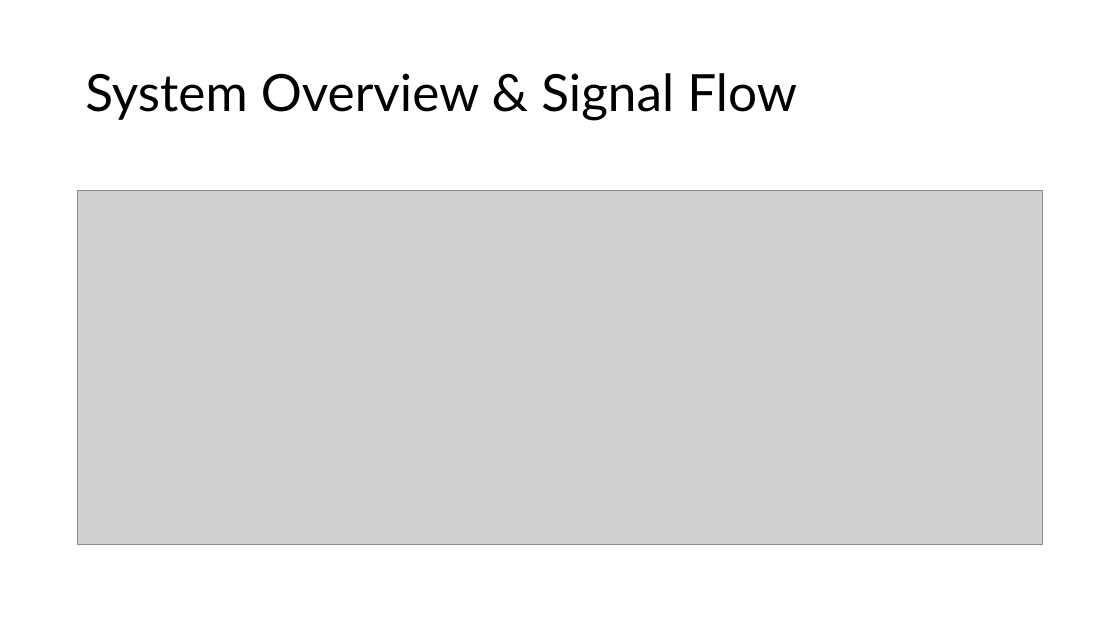
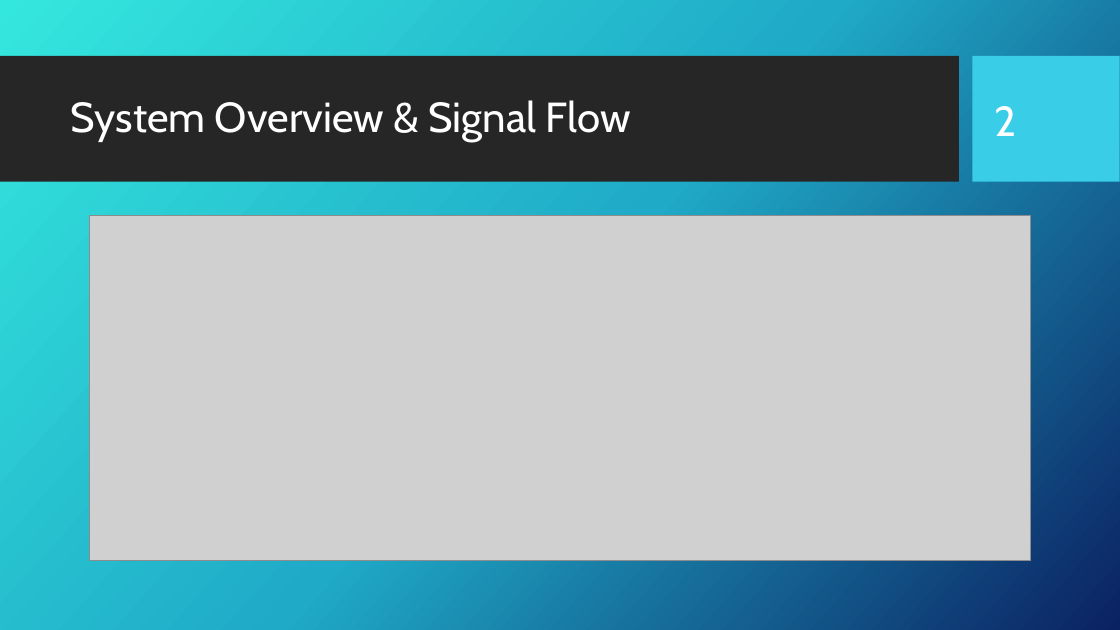
Before and after one commit to Tommy270502/PM3, a slide deck: slide 2 of 2_Assessments/Presentation.pptx. Drawn at 1120x630 pixels with LibreOffice and Linux fonts; fonts in the diff are those of the drawing; grey boxes stand for pictures; background and template pictures are left out. Boxes give left, top, right and bottom in pixels: in the first picture for what was removed or moved away, otherwise in the second. Text is boxed around its words. In the diff, an @@ line names an element or a change of style, - is before the commit and + after.

```diff
--- a/2_Assessments/Presentation.pptx
+++ b/2_Assessments/Presentation.pptx
@@ background #FFFFFF to picture (left out) @@
@@ rectangle added at [0,56,959,182], fill #262626 @@
@@ rectangle added at [973,56,1120,182], fill #39CDE7 @@
@@ title "System Overview & Signal Flow": place and size @@
-title "System Overview & Signal Flow" at [85,73,797,120]
+title "System Overview & Signal Flow" at [71,100,631,142]
@@ title "System Overview & Signal Flow" at [71,100,631,142]: size 44 to 36 pt, font Lato to Cabin, text colour #000000 to #FFFFFF @@
@@ page number added at [994,106,1016,136], 36 pt, text #FFFFFF @@
+2
@@ picture: place and size @@
-picture at [77,190,1044,544]
+picture at [90,216,1030,561]
```
Also in this commit, not shown: 5 other slides changed, 1 slide added, 2 slides removed, 1 other file.
